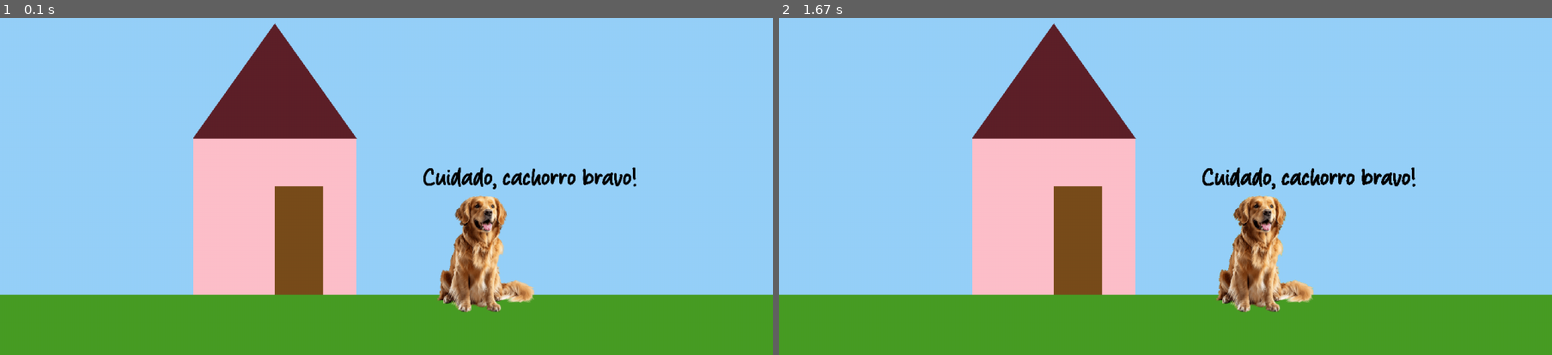
Above: before the commit, frames 1-2 (left to right).
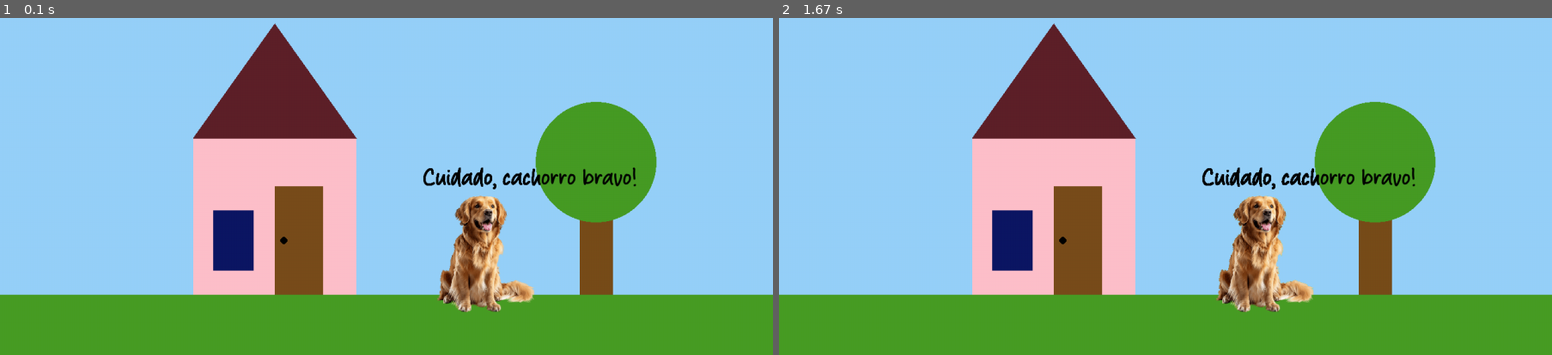
Above: after the commit, the same moments.

Repository: biasferr/intro-ao-pygame
Game: pygame game, started from casinha.py
Two runs of this game, one before a commit and one after it. Both use one fixed random seed, a clock stepped at 60 frames per second and the inputs below.
Inputs:
- Up to frame 1 (0.1 s): no input
- Up to frame 2 (1.67 s): no input

The runs differ from the first frame. In frame 1, 6.2% of the frame differs, in the area x 27-85%, y 24-83%; in frame 2, 6.2%.

Commit message:
atualizei a casinha

Diff:
--- a/casinha.py
+++ b/casinha.py
@@ -24,12 +24,17 @@
             quit()
             sys.exit()
 
-    #desenhar a partir daqui
+    #desenhando casa
     draw.rect(window,(72, 157, 37), (0,620,1280,100))
     draw.rect(window,(255,192,203), (320,360,270,260))
     draw.polygon(window, (94, 33, 41),((320,360),(455,170),(590,360)))
     draw.rect(window,(121, 77, 27), (455,440,80,180))
+    draw.rect(window,(13, 23, 100), (353,480,67,100))
+    draw.circle(window,(0,0,0),(470,530),6)
 
+    #desenhando arvore
+    draw.rect(window, (120, 77, 26), (960,360,55,260))
+    draw.circle(window,(71, 156, 37),(987,400), 100)
     #desenhar imagens
     window.blit(cachorro_img,(700,450))
 
